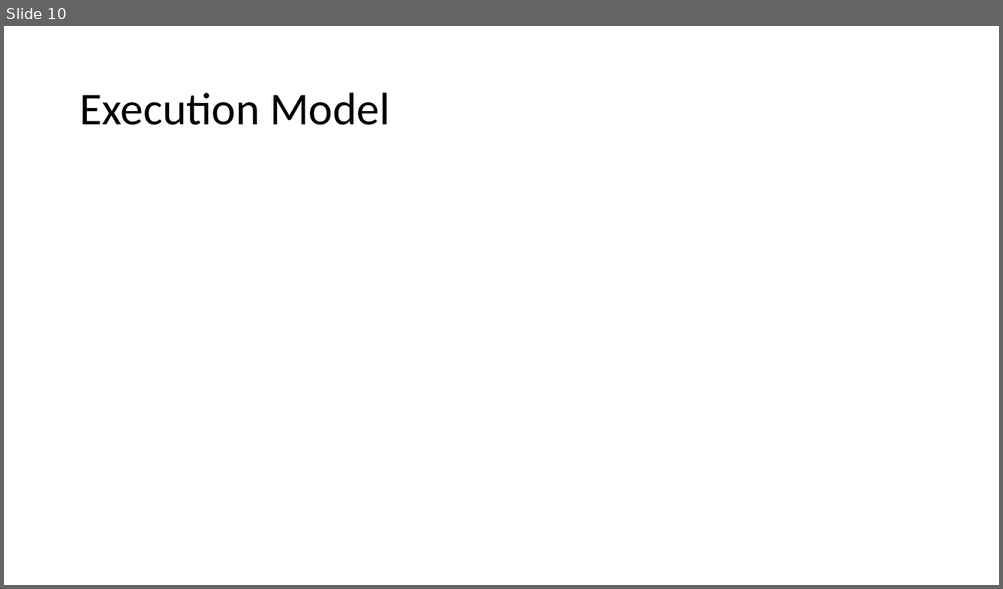
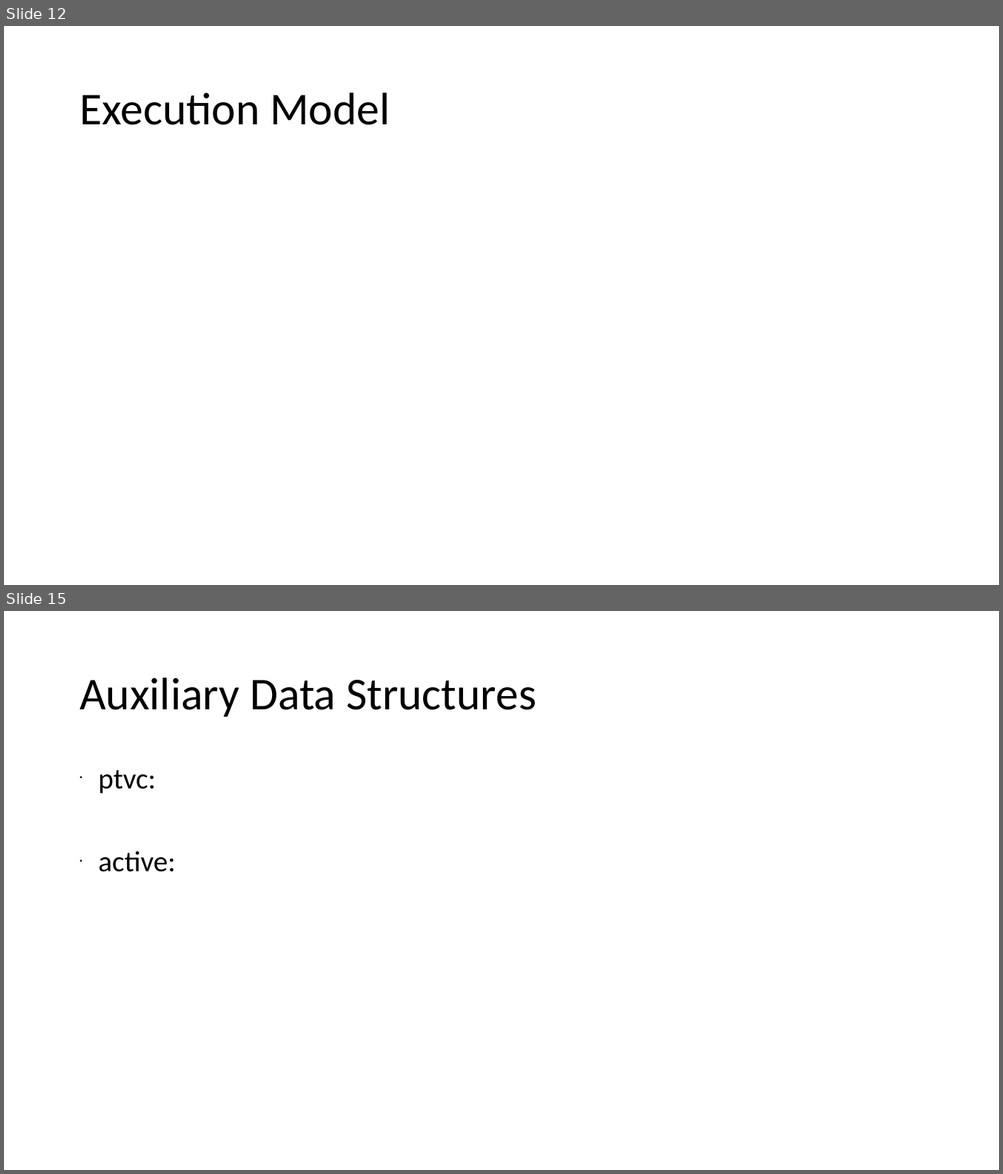
Before and after one commit to xiaohe27/Tasks, a slide deck: Slides/qual-presentation.ppt. Shown one above the other, each under a label of ours: slide 10 before the commit, slides 12 and 15 after it; the slides between them are not shown. The pictures are 1003x589 and 1003x1174 pixels, drawn with LibreOffice and Linux fonts; fonts in the diff are those of the drawing. Boxes give left, top, right and bottom in pixels: in the first picture for what was removed or moved away, otherwise in the second. Text is boxed around its words. In the diff, an @@ line names an element or a change of style, - is before the commit and + after.

```diff
--- a/Slides/qual-presentation.ppt
+++ b/Slides/qual-presentation.ppt
@@ slide 15 added at bbox=[4, 611, 999, 1170], background #FFFFFF @@
@@ title added at bbox=[79, 678, 536, 717], 44 pt, text #000000 @@
+Auxiliary Data Structures
@@ text added at bbox=[98, 770, 175, 872], 28 pt, text #000000 @@
+• ptvc:
+• active:
@@ what was slide 10 is now slide 12 @@
```
Also in this commit, not shown: 1 slide changed, 8 other slides added, 1 slide removed.
